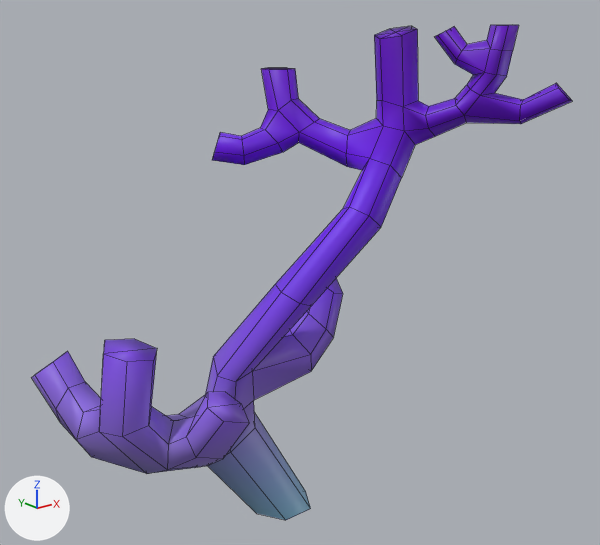
A saved change to the FBX model LeyuGame/Assets/Models/Props/Opvulling/Corals/MOD_Coral9.fbx.
Rendered twice from a 50 mm lens placed at (-0.047, -0.0605, 0.0547), pointed at (0.0017, 0.0003, 0.0304). The lights are fixed; the arrows at lower left show +X, +Y and +Z. Mesh edges are drawn as thin lines. Where no turn or scale is listed for an object, it has been applied to the vertices.

In view in the first picture: 'MOD_Coral9'.
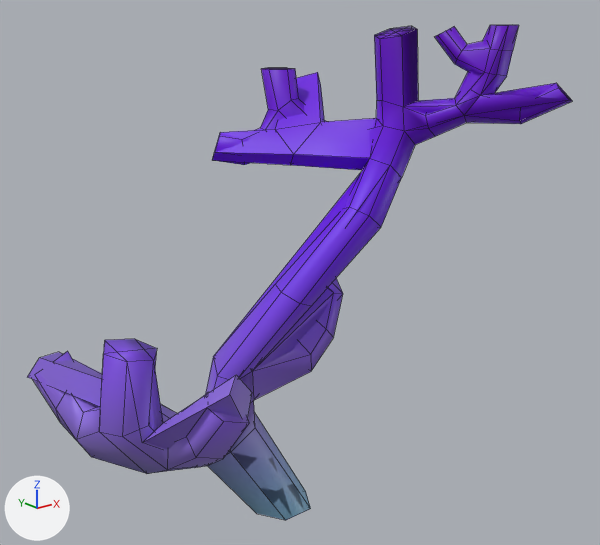
Edits to the scene script, one JSON object a line:
```json
{"op": "add", "block": "me_mesh_001", "code": ["me_mesh_001 = bpy.data.meshes.new('Mesh.001')", "me_mesh_001.from_pydata(...)  # 90 vertices, 84 faces; spans x -0.0205..0.0205, y -0.0176..0.0176, z 0.0..0.0536", "me_mesh_001.materials.append(mat_mat_coral4)  # picture img_tex_coral4_png"]}
{"op": "add", "block": "ob_mod_coral9_lod1", "code": ["ob_mod_coral9_lod1 = bpy.data.objects.new('MOD_Coral9_LOD1', me_mesh_001)", "ob_mod_coral9_lod1.location = (-0.0005, 0.0004, 0.0)"]}
```

Where the change shows, as pixel boxes (x1, y1, x2, y2) in the pictures (600 x 545 px):
```json
{"object": "MOD_Coral9_LOD1", "change": "added", "after": [28, 27, 572, 519], "on screen": "purple"}
```
